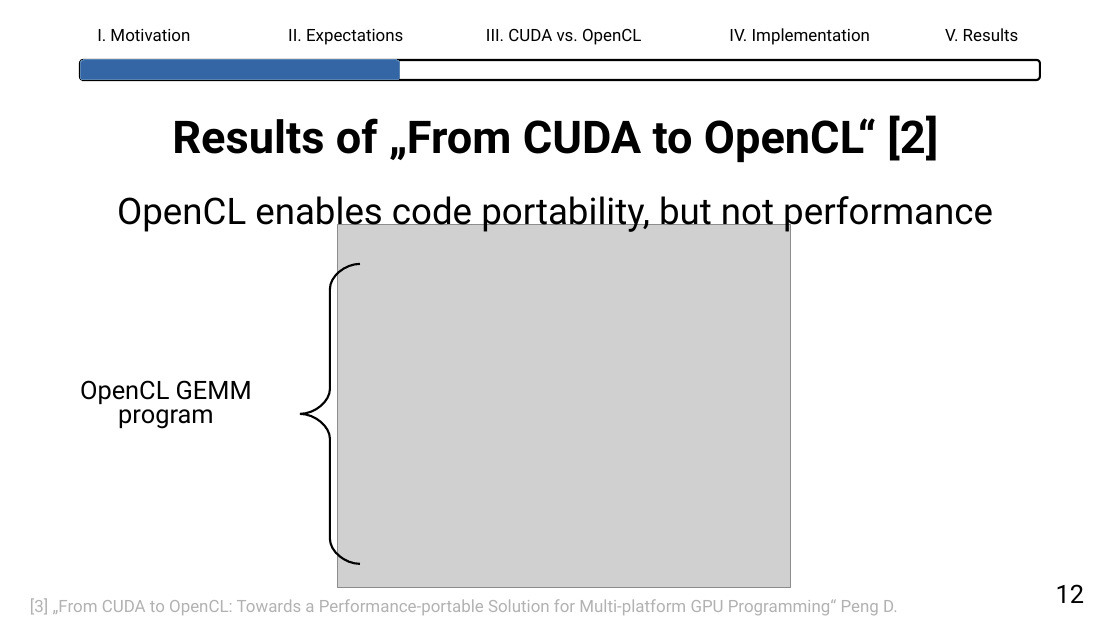
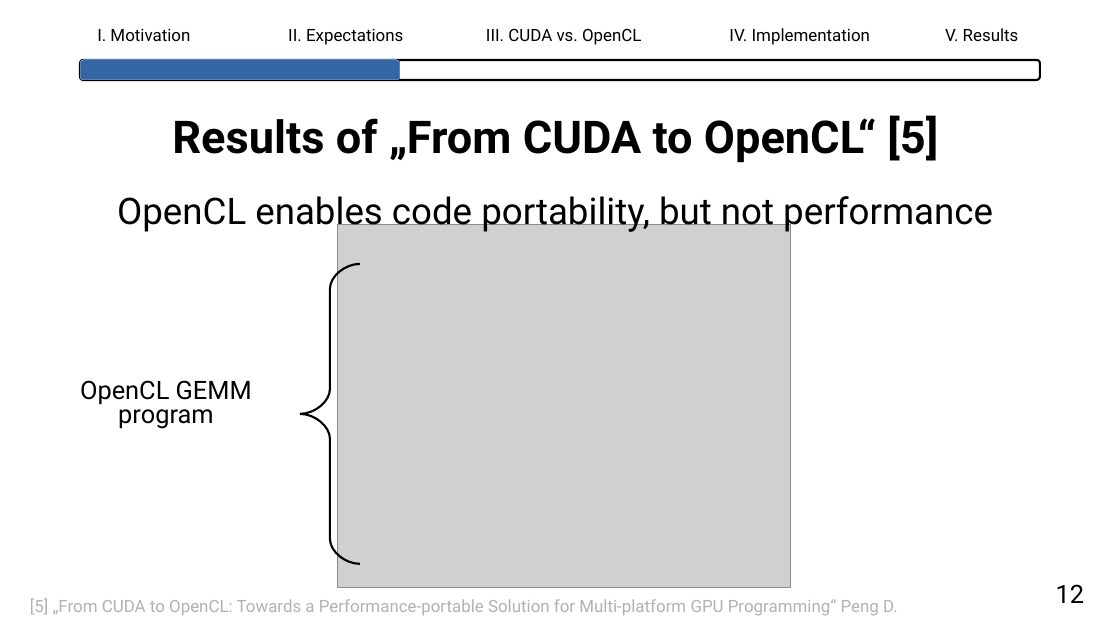
Before and after one commit to lhahner/opti-perf, a slide deck: slide 14 of docs/presentation/final-presentation.odp. Drawn at 1120x630 pixels with LibreOffice and Linux fonts; fonts in the diff are those of the drawing; grey boxes stand for pictures. Boxes give left, top, right and bottom in pixels: in the first picture for what was removed or moved away, otherwise in the second. Text is boxed around its words. In the diff, an @@ line names an element or a change of style, - is before the commit and + after.

```diff
--- a/docs/presentation/final-presentation.odp
+++ b/docs/presentation/final-presentation.odp
@@ title at [172, 115, 938, 163]: text changed @@
-Results of „From CUDA to OpenCL“ [2]
+Results of „From CUDA to OpenCL“ [5]
@@ text at [30, 598, 898, 615]: text changed @@
-[3] „From CUDA to OpenCL: Towards a Performance-portable Solution for Multi-platform GPU Programming“ Peng D.
+[5] „From CUDA to OpenCL: Towards a Performance-portable Solution for Multi-platform GPU Programming“ Peng D.
```
Also in this commit, not shown: 29 other slides changed, 6 slides removed, 1 other file.
